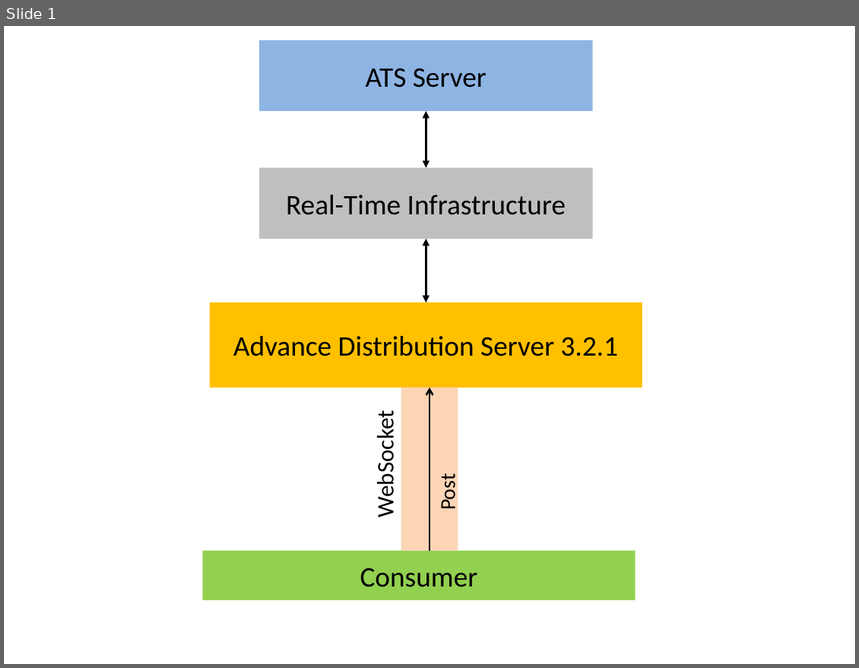
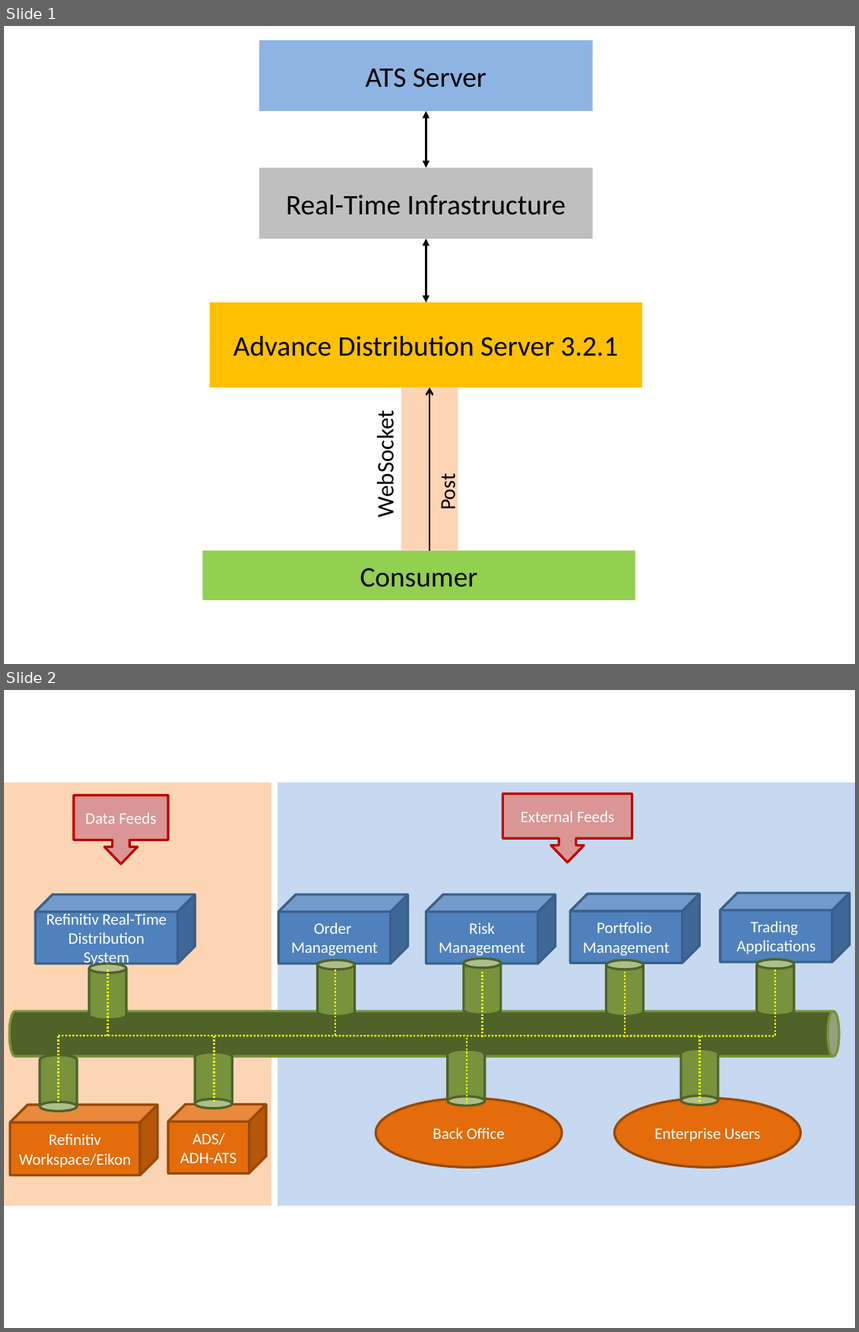
Before and after one commit to LSEG-API-Samples/Article.WebSocketAPI.Ruby.Posting.ATS, a slide deck: diagram.pptx. Shown one above the other, each under a label of ours: slide 1 before the commit, slides 1 and 2 after it. The pictures are 859x668 and 859x1332 pixels, drawn with LibreOffice and Linux fonts; fonts in the diff are those of the drawing. Boxes give left, top, right and bottom in pixels: in the first picture for what was removed or moved away, otherwise in the second. Text is boxed around its words. In the diff, an @@ line names an element or a change of style, - is before the commit and + after.

```diff
--- a/diagram.pptx
+++ b/diagram.pptx
@@ slide 2 added at (4,690,855,1328), background #FFFFFF @@
@@ rectangle added at (4,783,272,1207), fill #FCD5B5 @@
@@ down arrow callout added at (74,796,168,865), fill #D99694, outline #C00000 2 pt, 13.5 pt, text #FFFFFF @@
+Data Feeds
@@ rectangle added at (278,783,855,1207), fill #C6D9F1 @@
@@ down arrow callout added at (503,794,633,863), fill #D99694, outline #C00000 2 pt, 13.5 pt, text #FFFFFF @@
+External Feeds
@@ cube added at (35,894,196,964), fill #4F81BD, outline #3A5F8C 2 pt, 13.5 pt, text #FFFFFF @@
+Refinitiv Real-Time Distribution System
@@ cube added at (279,894,408,964), fill #4F81BD, outline #3A5F8C 2 pt, 13.5 pt, text #FFFFFF @@
+Order
+Management
@@ cube added at (427,894,556,964), fill #4F81BD, outline #3A5F8C 2 pt, 13.5 pt, text #FFFFFF @@
+Risk
+Management
@@ cube added at (570,894,699,964), fill #4F81BD, outline #3A5F8C 2 pt, 13.5 pt, text #FFFFFF @@
+Portfolio
+Management
@@ cube added at (721,894,850,962), fill #4F81BD, outline #3A5F8C 2 pt, 13.5 pt, text #FFFFFF @@
+Trading
+Applications
@@ cylinder added at (317,961,354,1017), fill #77933C, outline #4F6228 2 pt @@
@@ cylinder added at (464,959,501,1015), fill #77933C, outline #4F6228 2 pt @@
@@ cylinder added at (607,961,644,1017), fill #77933C, outline #4F6228 2 pt @@
@@ cylinder added at (757,960,794,1016), fill #77933C, outline #4F6228 2 pt @@
@@ cylinder added at (89,964,126,1021), fill #77933C, outline #4F6228 2 pt @@
@@ line added from (108, 1036) to (108, 969), #FFFF00 1.5 pt dashed @@
@@ line added from (335, 1036) to (335, 969), #FFFF00 1.5 pt dashed @@
@@ line added from (482, 1037) to (482, 971), #FFFF00 1.5 pt dashed @@
@@ line added from (624, 1037) to (624, 971), #FFFF00 1.5 pt dashed @@
@@ line added from (775, 1036) to (775, 969), #FFFF00 1.5 pt dashed @@
@@ cylinder added at (9,1011,839,1057), fill #4F6228, outline #77933C 2 pt @@
@@ line added from (59, 1036) to (775, 1037), #FFFF00 1.5 pt dashed @@
@@ line added from (59, 1102) to (59, 1036), #FFFF00 1.5 pt dashed @@
@@ cylinder added at (195,1053,232,1109), fill #77933C, outline #4F6228 2 pt @@
@@ line added from (215, 1102) to (215, 1036), #FFFF00 1.5 pt dashed @@
@@ cylinder added at (448,1050,485,1106), fill #77933C, outline #4F6228 2 pt @@
@@ line added from (467, 1103) to (467, 1037), #FFFF00 1.5 pt dashed @@
@@ cylinder added at (680,1049,718,1106), fill #77933C, outline #4F6228 2 pt @@
@@ line added from (699, 1102) to (699, 1036), #FFFF00 1.5 pt dashed @@
@@ cylinder added at (40,1055,77,1111), fill #77933C, outline #4F6228 2 pt @@
@@ ellipse added at (376,1099,563,1167), fill #E46C0A, outline #984807 2 pt, 13.5 pt, text #FFFFFF @@
+Back Office
@@ ellipse added at (614,1099,800,1167), fill #E46C0A, outline #984807 2 pt, 13.5 pt, text #FFFFFF @@
+Enterprise Users
@@ cube added at (10,1106,158,1176), fill #E46C0A, outline #984807 2 pt, 13.5 pt, text #FFFFFF @@
+Refinitiv Workspace/Eikon
@@ cube added at (168,1104,266,1173), fill #E46C0A, outline #984807 2 pt, 13.5 pt, text #FFFFFF @@
+ADS/ADH-ATS
```
Also in this commit, not shown: 2 other slides added, 2 other files.
